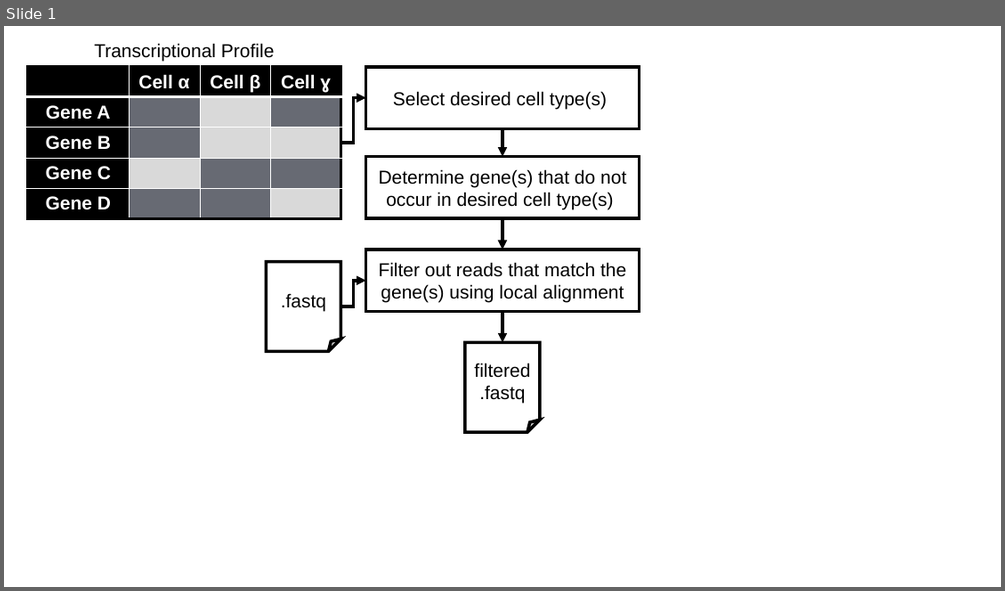
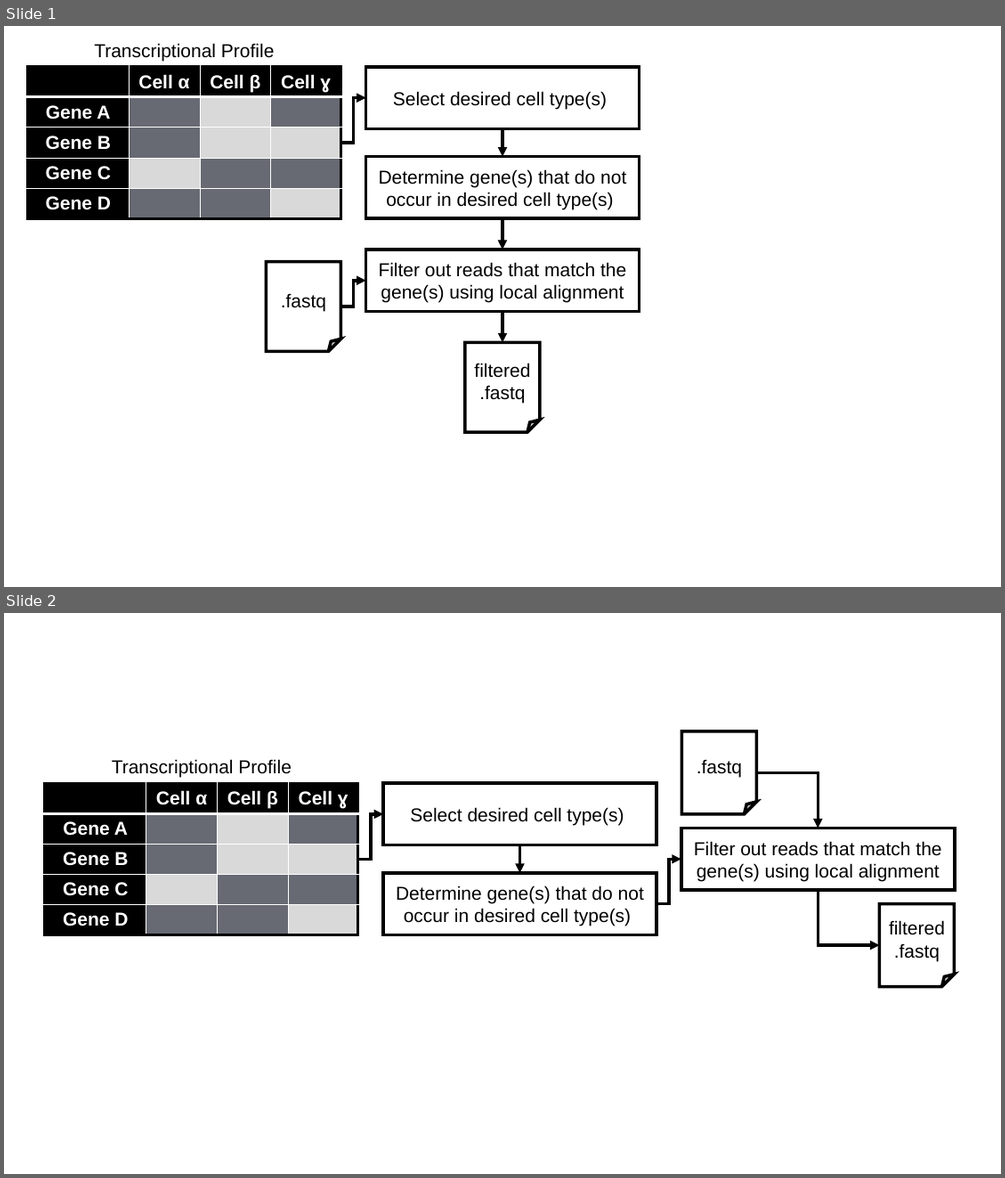
Before and after one commit to colbyford/cytosieve, a slide deck: img/figures.pptx. Shown one above the other, each under a label of ours: slide 1 before the commit, slides 1 and 2 after it. The pictures are 1005x591 and 1005x1178 pixels, drawn with LibreOffice and Linux fonts; fonts in the diff are those of the drawing. Boxes give left, top, right and bottom in pixels: in the first picture for what was removed or moved away, otherwise in the second. Text is boxed around its words. In the diff, an @@ line names an element or a change of style, - is before the commit and + after.

```diff
--- a/img/figures.pptx
+++ b/img/figures.pptx
@@ slide 2 added at <box>4,613,1001,1174</box>, background #FFFFFF @@
@@ folded corner added at <box>682,731,757,814</box>, fill #FFFFFF, outline #000000 3 pt, 18 pt, text #000000 @@
+.fastq
@@ text added at <box>112,759,291,777</box>, 18 pt, text #000000 @@
+Transcriptional Profile
@@ table added at <box>45,784,358,935</box>, 5 rows, 4 columns @@
+ | Cell α | Cell β | Cell ɣ
+Gene A |  |  | 
+Gene B |  |  | 
+Gene C |  |  | 
+Gene D |  |  | 
@@ rectangle added at <box>383,784,656,845</box>, fill #FFFFFF, outline #000000 3 pt, 18 pt, text #000000 @@
+Select desired cell type(s)
@@ elbow arrow added from (757, 773) to (818, 828), #000000 3 pt @@
@@ elbow arrow added from (358, 859) to (383, 814), #000000 3 pt @@
@@ arrow added from (520, 844) to (520, 873), #000000 3 pt @@
@@ rectangle added at <box>681,828,955,891</box>, fill #FFFFFF, outline #000000 3 pt, 18 pt, text #000000 @@
+Filter out reads that match the gene(s) using local alignment
@@ rectangle added at <box>383,873,656,934</box>, fill #FFFFFF, outline #000000 3 pt, 18 pt, text #000000 @@
+Determine gene(s) that do not occur in desired cell type(s)
@@ elbow arrow added from (656, 904) to (681, 859), #000000 3 pt @@
@@ elbow arrow added from (818, 890) to (880, 945), #000000 3 pt @@
@@ folded corner added at <box>880,904,955,987</box>, fill #FFFFFF, outline #000000 3 pt, 18 pt, text #000000 @@
+filtered.fastq
```
Also in this commit, not shown: 2 other files.
